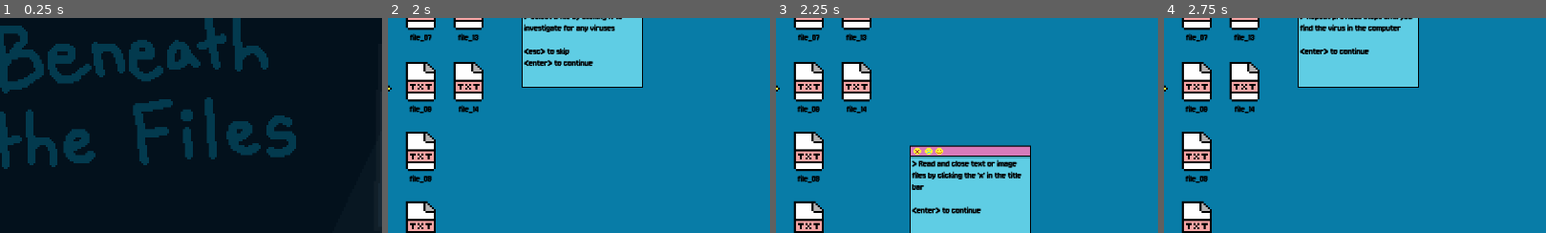
Above: before the commit, frames 1-4 (left to right).
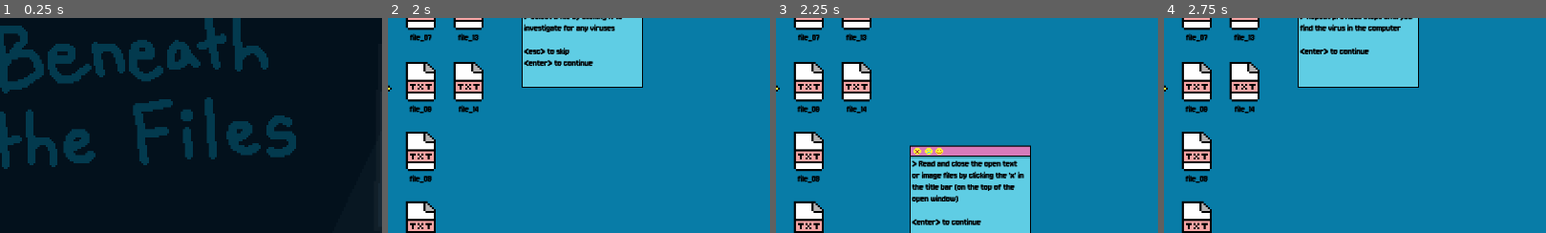
Above: after the commit, the same moments.

Repository: solicht88/beneath_the_files
Game: Godot game, scene res://scenes/title_screen.tscn
Same seed, same stepped clock (60 frames per second), same inputs: the game is played once before the commit and once after it. Sound files missing from this copy of the repository are replaced by a short silence.
Inputs (mouse positions are % of the whole screen's width and height, from its top left):
- Up to frame 1 (0.25 s): no input
- Up to frame 2 (2 s): tap Enter (enter) at 0.5 s; move the mouse to (72, 45) at 0.52 s; click (72, 45) at 0.6 s; move the mouse to (4, 8) at 1.27 s; click (4, 8) at 1.35 s
- Up to frame 3 (2.25 s): tap Space at 2 s; move the mouse to (1, 21) at 2.02 s; hold Enter (enter) from 2.03 s (still down)
- Up to frame 4 (2.75 s): keep holding Enter (enter); click (1, 21) at 2.3 s
The pictures show only the part of the screen within x 6-56%, y 10-60%; the shares and areas given below are measured in that part.

Frames 1-2 are identical in both runs. In frame 3, 2.6% of the frame differs, in the area x 35-65%, y 65-97%; in frame 4, nothing differs.

Commit message:
tutorial update

Diff:
--- a/scripts/game/tutorial.gd
+++ b/scripts/game/tutorial.gd
@@ -9,7 +9,7 @@
 	[Vector2(796, 620), "> The password appears below here. Fully type it to unlock the file's contents
 
 	<enter> to continue"],
-	[Vector2(440, 410), "> Read and close text or image files by clicking the 'x' in the title bar
+	[Vector2(440, 410), "> Read and close the open text or image files by clicking the 'x' in the title bar (on the top of the open window)
 
 	<enter> to continue"],
 	[Vector2(440, 40), "> Repeatedly click the virus stealing your files
